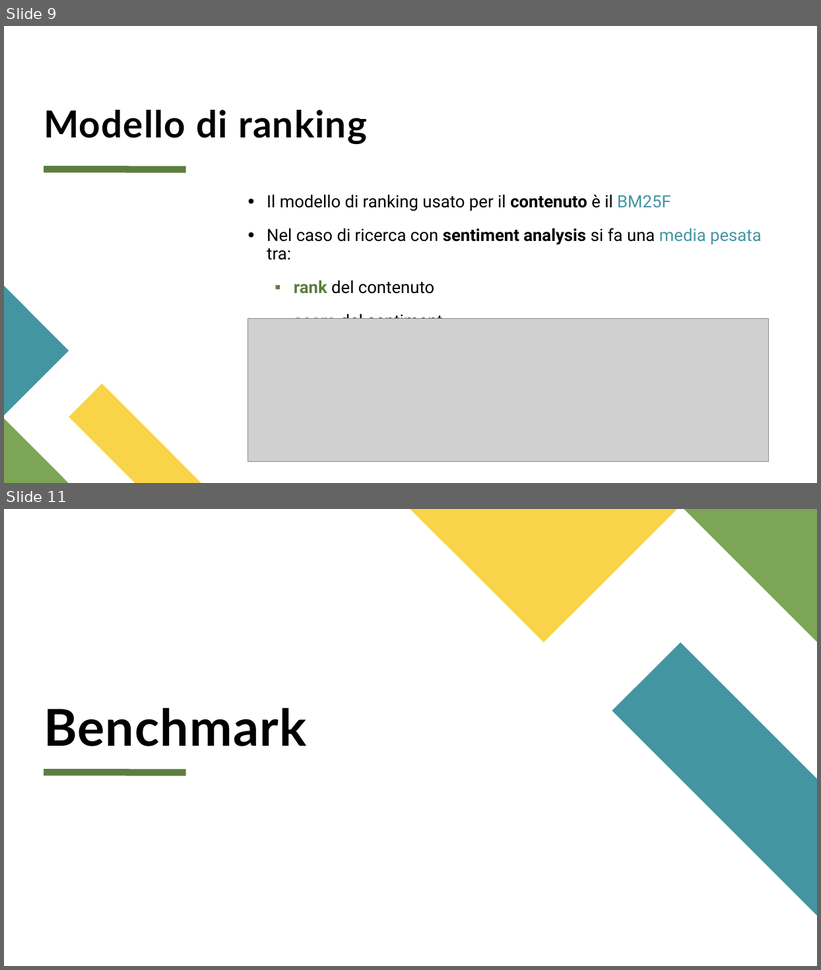
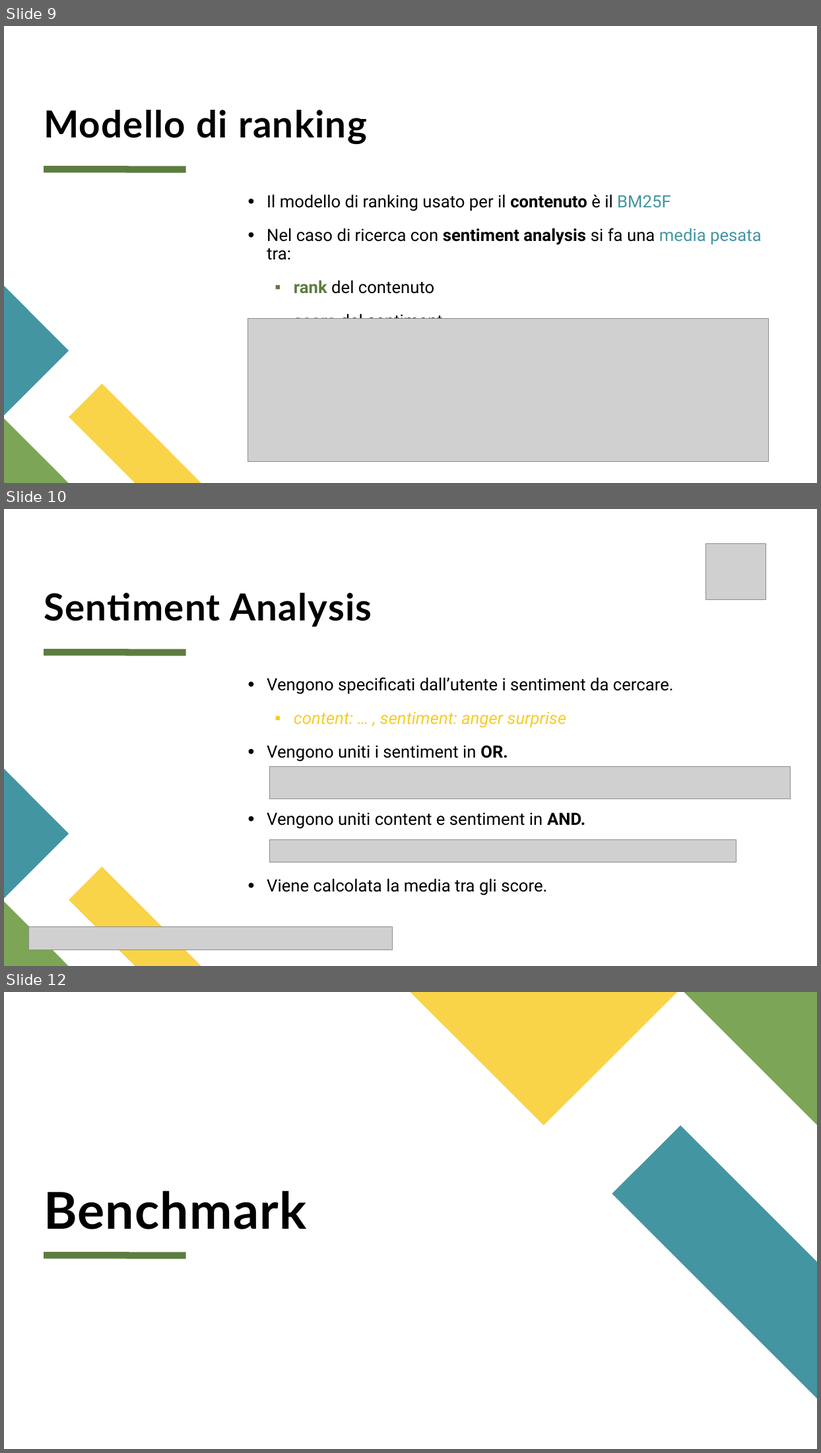
Before and after one commit to dennyciccia/full-text-search-engine, a slide deck: presentazione/Presentazione search engine.pptx. Shown one above the other, each under a label of ours: slides 9 and 11 before the commit, slides 9, 10 and 12 after it; the slides between them are not shown. The pictures are 821x970 and 821x1453 pixels, drawn with LibreOffice and Linux fonts; fonts in the diff are those of the drawing; grey boxes stand for pictures. Boxes give left, top, right and bottom in pixels: in the first picture for what was removed or moved away, otherwise in the second. Text is boxed around its words. In the diff, an @@ line names an element or a change of style, - is before the commit and + after.

```diff
--- a/presentazione/Presentazione search engine.pptx
+++ b/presentazione/Presentazione search engine.pptx
@@ slide 10 added at (x1=4, y1=509, x2=817, y2=966), background #FFFFFF; not listed: 4 template elements that a slide beside it also shows @@
@@ picture added at (x1=706, y1=544, x2=766, y2=600) @@
@@ title added at (x1=44, y1=593, x2=372, y2=627), 44 pt, text #000000, bold @@
+Sentiment Analysis
@@ text added at (x1=267, y1=677, x2=674, y2=896), 20 pt, text #000000 @@
+• Vengono specificati dall’utente i sentiment da cercare.
+  ▪ content: … , sentiment: anger surprise
+• Vengono uniti i sentiment in OR.
+• Vengono uniti content e sentiment in AND.
+• Viene calcolata la media tra gli score.
@@ picture added at (x1=269, y1=766, x2=790, y2=799) @@
@@ picture added at (x1=269, y1=840, x2=736, y2=863) @@
@@ picture added at (x1=28, y1=927, x2=393, y2=951) @@
@@ what was slide 11 is now slide 12 @@
```
Also in this commit, not shown: 2 slides changed, 1 other slide added, 1 slide removed.
